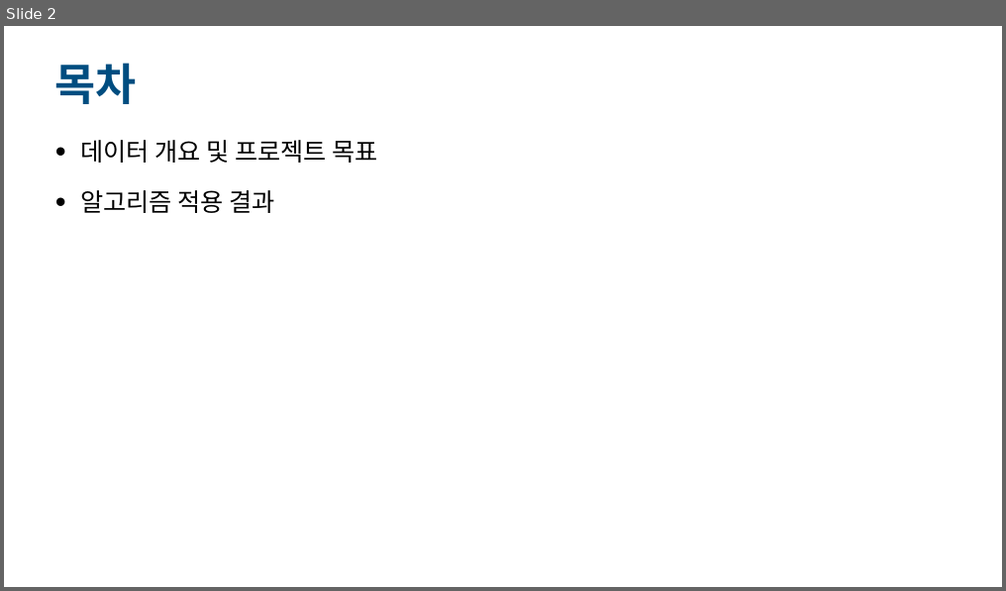
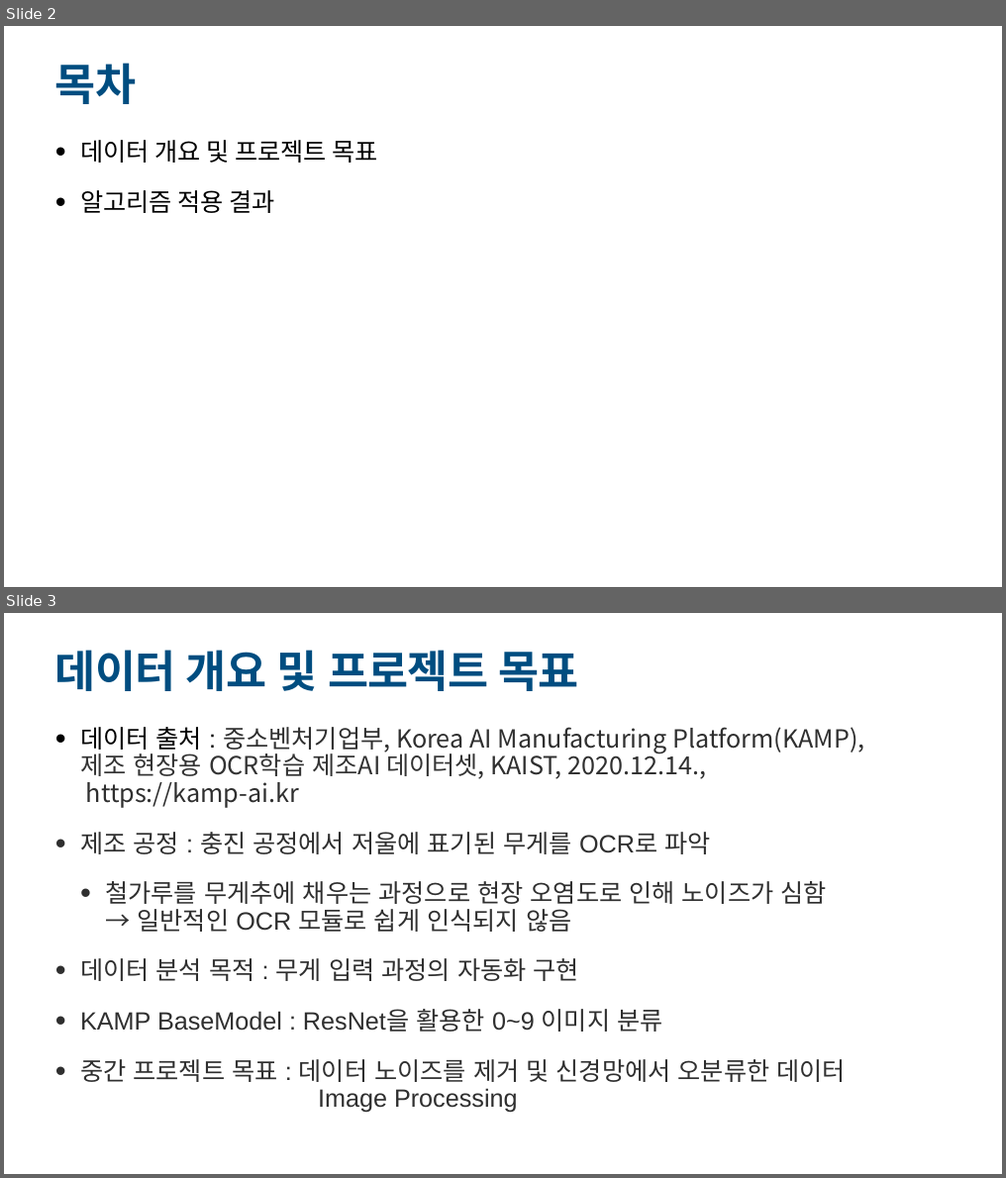
Before and after one commit to jun4879/cbnu_21_2_vision, a slide deck: 컴퓨터비전 중간 데이터/산업컴퓨터비전실제_중간프로젝트_김준태.pptx. Shown one above the other, each under a label of ours: slide 2 before the commit, slides 2 and 3 after it. The pictures are 1006x591 and 1006x1178 pixels, drawn with LibreOffice and Linux fonts; fonts in the diff are those of the drawing. Boxes give left, top, right and bottom in pixels: in the first picture for what was removed or moved away, otherwise in the second. Text is boxed around its words. In the diff, an @@ line names an element or a change of style, - is before the commit and + after.

```diff
--- a/컴퓨터비전 중간 데이터/산업컴퓨터비전실제_중간프로젝트_김준태.pptx
+++ b/컴퓨터비전 중간 데이터/산업컴퓨터비전실제_중간프로젝트_김준태.pptx
@@ slide 3 added at (4,613,1002,1174), background #FFFFFF @@
@@ title added at (55,650,579,691), 85 pt, text #004D80, bold @@
+데이터 개요 및 프로젝트 목표
@@ text added at (80,727,864,1113), 48 pt, text #2F2F2F @@
+• 데이터 출처 : 중소벤처기업부, Korea AI Manufacturing Platform(KAMP),
+  제조 현장용 OCR학습 제조AI 데이터셋, KAIST, 2020.12.14.,
+  https://kamp-ai.kr
+• 제조 공정 : 충진 공정에서 저울에 표기된 무게를 OCR로 파악
+  • 철가루를 무게추에 채우는 과정으로 현장 오염도로 인해 노이즈가 심함
+    → 일반적인 OCR 모듈로 쉽게 인식되지 않음
+• 데이터 분석 목적 : 무게 입력 과정의 자동화 구현
+• KAMP BaseModel : ResNet을 활용한 0~9 이미지 분류
+• 중간 프로젝트 목표 : 데이터 노이즈를 제거 및 신경망에서 오분류한 데이터
+  Image Processing
```
Also in this commit, not shown: 1 slide changed, 3 other slides added, 1 other file.
